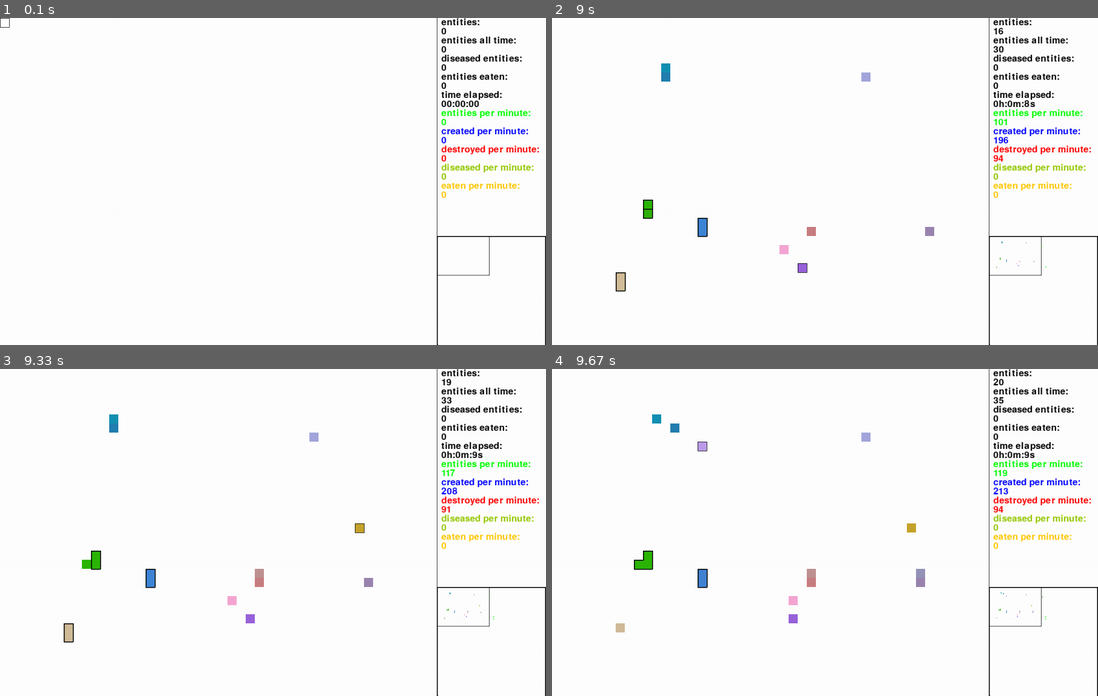
Above: before the commit, frames 1-4 (two rows, left to right).
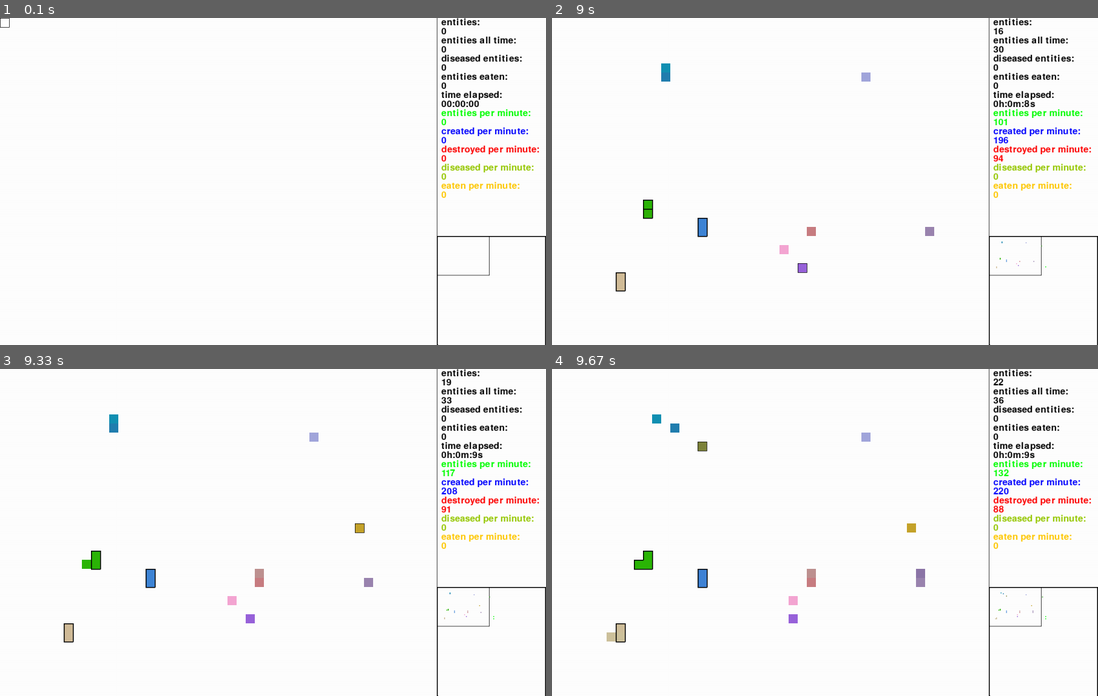
Above: after the commit, the same moments.

Repository: sbwhitt/pygame-life-simulation
Game: pygame game, started from main.py
Same seed, same stepped clock (60 frames per second), same inputs: the game is played once before the commit and once after it.
Inputs (mouse positions are in pixels of both pictures, inside the frame that each line leads up to):
- Up to frame 1 (0.1 s): no input
- Up to frame 2 (9 s): click (825, 181) at 0.42 s; tap Enter at 0.67 s; tap 1 at 1.07, 1.37, 3.9 s; click (906, 67) at 1.13 s; tap 3 at 1.15 s; click (693, 116) at 1.6 s; click (1032, 305) at 1.93 s; click (748, 112) at 2.27 s; click (1016, 266) at 2.6 s; click (644, 214) at 2.93 s; click (666, 119) at 3.27 s; click (693, 237) at 3.6 s; click (704, 122) at 3.97 s; tap 2 at 3.98, 5.32 s; click (704, 119) at 4.27 s; click (655, 201) at 4.6 s; tap X at 4.83, 5.23, 5.53 s; click (721, 103) at 5.3 s; click (633, 295) at 5.77 s; click (688, 237) at 6.1 s; click (999, 106) at 6.43 s; click (852, 89) at 6.77 s; click (677, 63) at 7.1 s; click (819, 237) at 7.43 s; click (923, 230) at 7.77 s; click (792, 253) at 8.1 s; click (650, 217) at 8.43 s; click (797, 266) at 8.77 s
- Up to frame 3 (9.33 s): click (354, 532) at 9.1 s
- Up to frame 4 (9.67 s): click (699, 450) at 9.43 s

Frames 1-3 are identical in both runs. In frame 4, 0.3% of the frame differs, in the area x 10-89%, y 2-84%.

Commit message:
adjustments

Diff:
--- a/src/entity.py
+++ b/src/entity.py
@@ -41,7 +41,6 @@
         r = random.randint(0, 1+self.dna.amnt_offspring)
         spawn_loc = self._choose_spawn_location()
         if (self.dna.nourished or r == 1) and not self.dna.diseased and spawn_loc:
-            self.dna.nourished = False
             offspring = Entity(spawn_loc[0], spawn_loc[1])
             if random.randint(1, 100) == 1:
                 # chance to mutate diseased into a new random color
@@ -97,7 +96,8 @@
     def _degenerate(self) -> None:
         self.dna.nourished = False
         self.dna.amnt_offspring += 1
-        self.dna.age_limit -= 1
+        if random.randint(0, 1):
+            self.dna.age_limit -= 1
 
     def _broadcast(self, offspring) -> None:
         if not settings.IN_GAME_SETTINGS["LOGGING"]:
